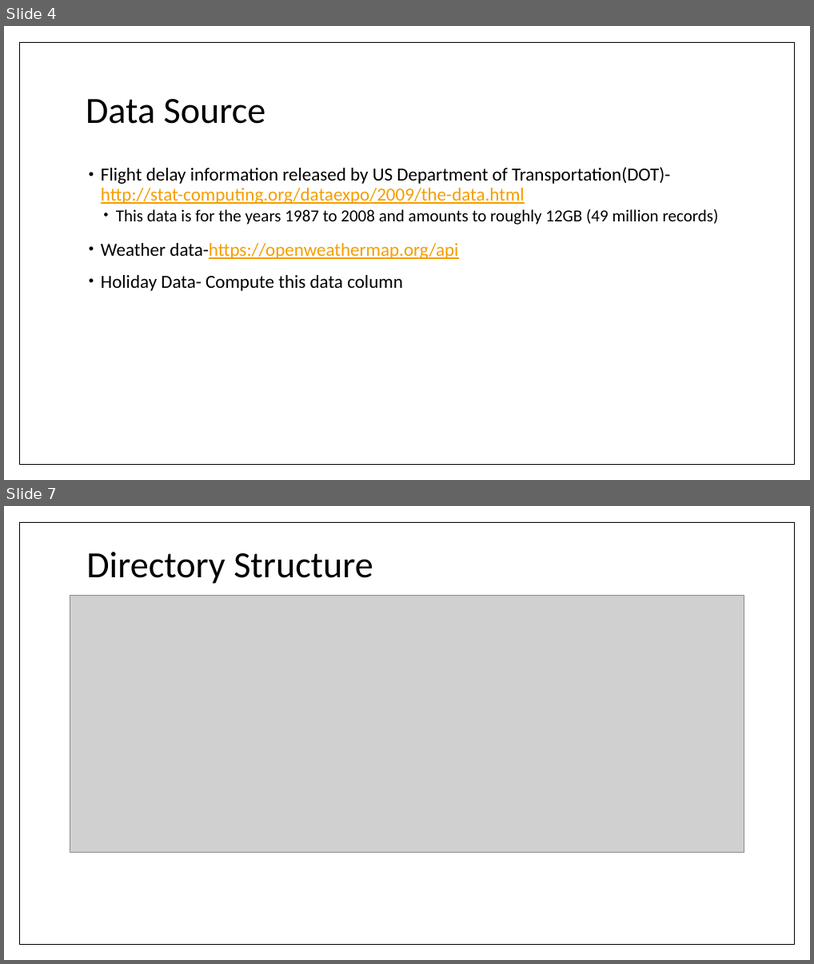
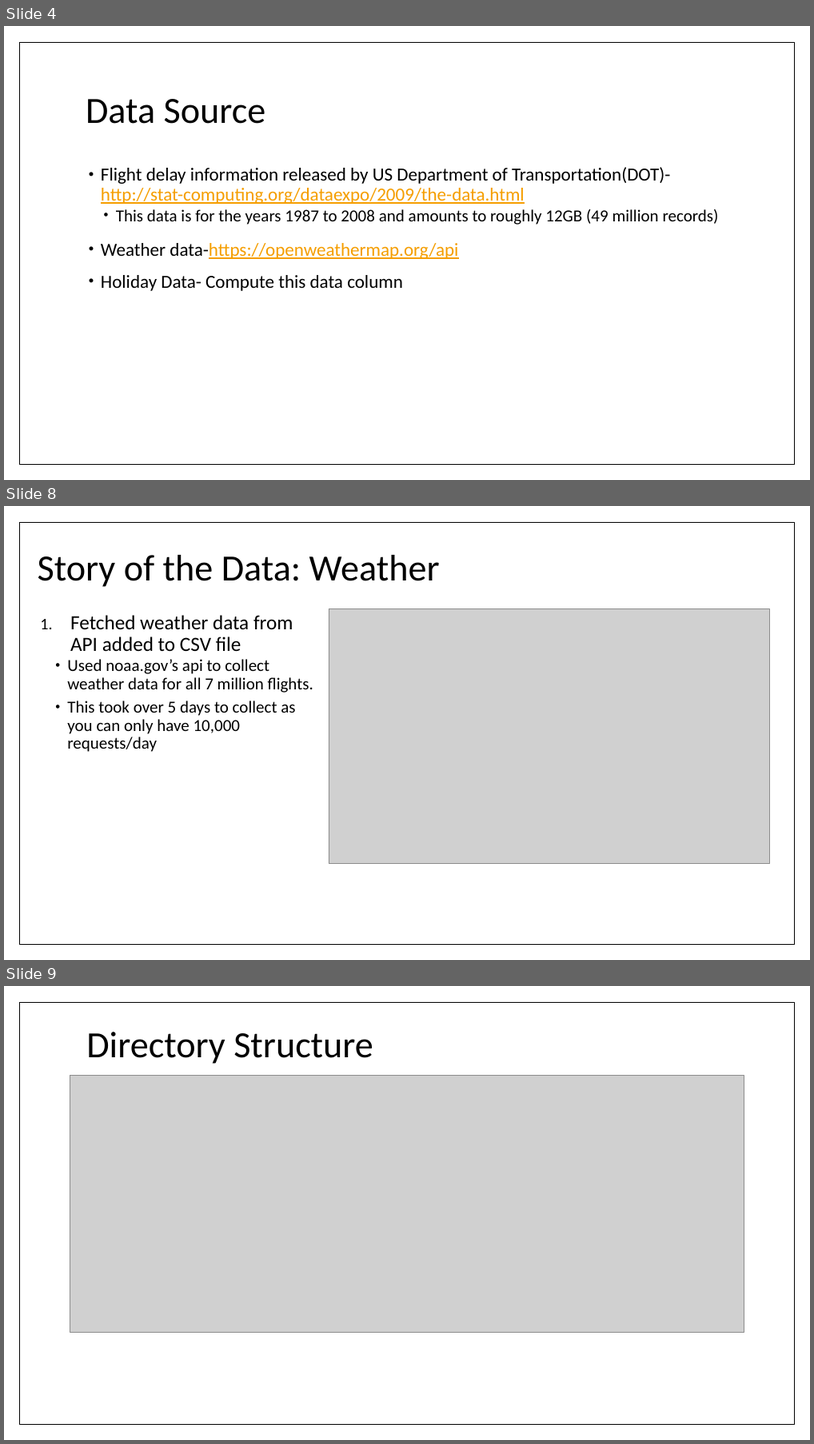
Before and after one commit to RoAjinkya/FlightDelay, a slide deck: docs/Final Presentation_FlightDelay.pptx. Shown one above the other, each under a label of ours: slides 4 and 7 before the commit, slides 4, 8 and 9 after it; the slides between them are not shown. The pictures are 814x964 and 814x1444 pixels, drawn with LibreOffice and Linux fonts; fonts in the diff are those of the drawing; grey boxes stand for pictures. Boxes give left, top, right and bottom in pixels: in the first picture for what was removed or moved away, otherwise in the second. Text is boxed around its words. In the diff, an @@ line names an element or a change of style, - is before the commit and + after.

```diff
--- a/docs/Final Presentation_FlightDelay.pptx
+++ b/docs/Final Presentation_FlightDelay.pptx
@@ slide 8 added at [4, 506, 810, 960], background #FFFFFF; not listed: 1 template element that a slide beside it also shows @@
@@ title added at [38, 555, 440, 587], 44 pt, text #000000 @@
+Story of the Data: Weather
@@ text added at [67, 615, 314, 752], 20 pt, text #000000 @@
+1. Fetched weather data from API added to CSV file
+  • Used noaa.gov’s api to collect weather data for all 7 million flights.
+  • This took over 5 days to collect as you can only have 10,000 requests/day
@@ picture added at [329, 609, 770, 864] @@
@@ what was slide 7 is now slide 9 @@
```
Also in this commit, not shown: 4 slides changed, 1 other slide added, 15 other files.
